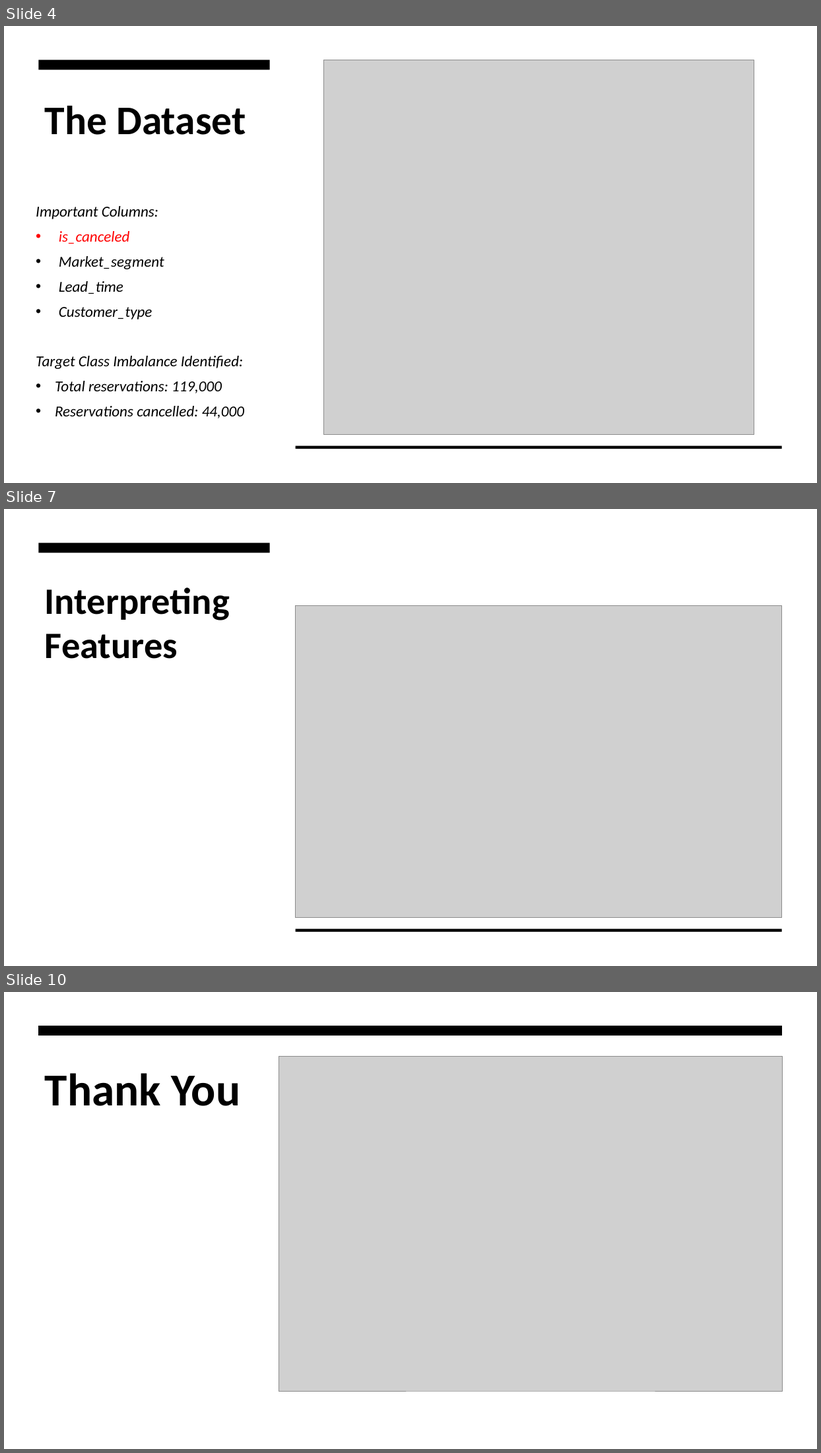
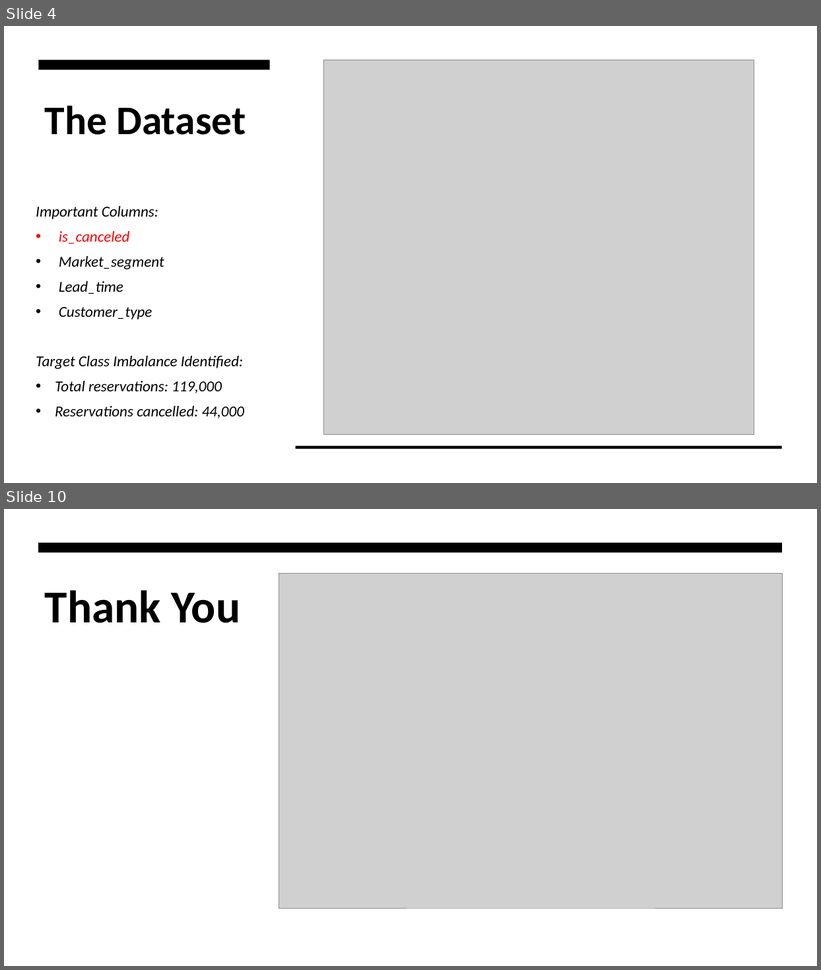
Before and after one commit to briantlui/predictive-model, a slide deck: docs/Sprint3_Presentation.pptx. Shown one above the other, each under a label of ours: slides 4, 7 and 10 before the commit, slides 4 and 10 after it; the slides between them are not shown. The pictures are 821x1453 and 821x970 pixels, drawn with LibreOffice and Linux fonts; fonts in the diff are those of the drawing; grey boxes stand for pictures. Boxes give left, top, right and bottom in pixels: in the first picture for what was removed or moved away, otherwise in the second. Text is boxed around its words. In the diff, an @@ line names an element or a change of style, - is before the commit and + after.

```diff
--- a/docs/Sprint3_Presentation.pptx
+++ b/docs/Sprint3_Presentation.pptx
@@ slide 7 removed at (4,509,817,966), background #FFFFFF @@
@@ rectangle removed at (4,509,817,966) @@
@@ rectangle removed at (39,543,270,553) @@
@@ title removed at (45,588,230,659) @@
-Interpreting Features
@@ picture removed at (296,605,782,918) @@
@@ rectangle removed at (296,929,782,932) @@
```
Also in this commit, not shown: 10 slides changed, 3 slides added, 1 other file.
